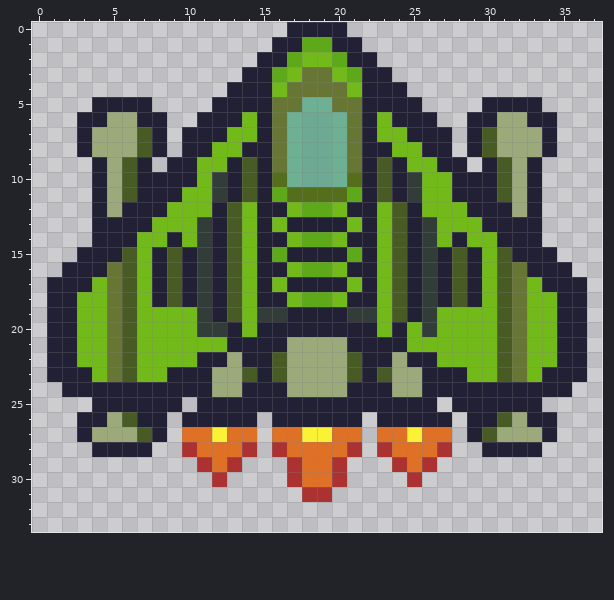
Edited in one commit: pixel-art sprite (resources/Ship/CustomShip2.png). The picture above was drawn from the file before the commit.
The file is 38x34 pixels.
And afterwards:
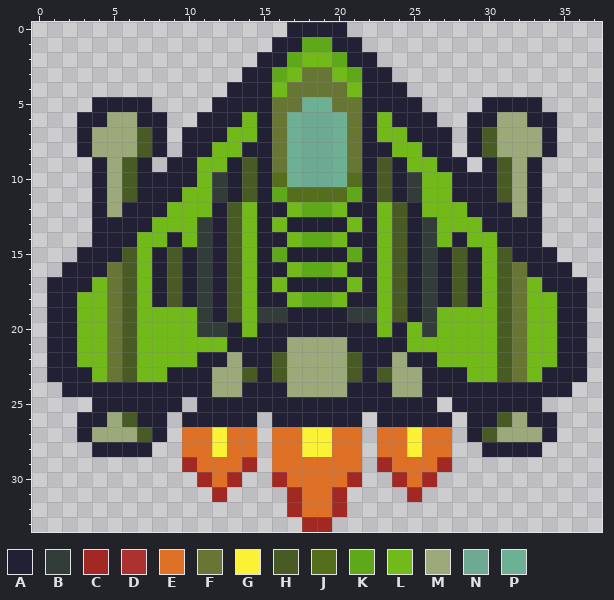
Palette (. is transparent): A #222034  B #323c39  C #a12823  D #ac3232  E #df7126  F #687635  G #fbf236  H #495b24  J #556e1c  K #5ea919  L #71ba1a  M #9caa7b  N #6da993  P #6db093
Diff:
@@ x 8..29 @@
 27 A.EEGEE.EEGGEE.EEGEE.A
-28 ..DEEED.DEEEED.DEEED..
-29 ...DED...DEED...DED...
-30 ....D....DEED....D....
-31 ..........DD..........
-32 ......................
-33 ......................
+28 ..EEGEE.EEGGEE.EEGEE..
+29 ..CEEEC.EEEEEE.CEEEC..
+30 ...CEC..CEEEEC..CEC...
+31 ....C....CEEC....C....
+32 .........CEEC.........
+33 ..........CC..........
Boxes around the changes in both pictures, in picture pixels (x1, y1, x2, y2):
changed: (182, 442, 452, 532)
